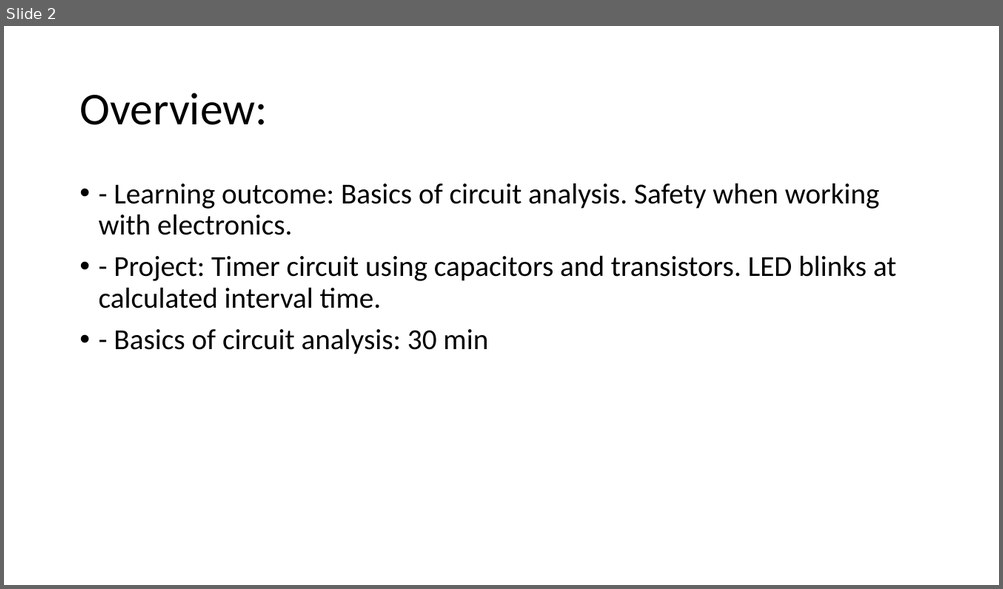
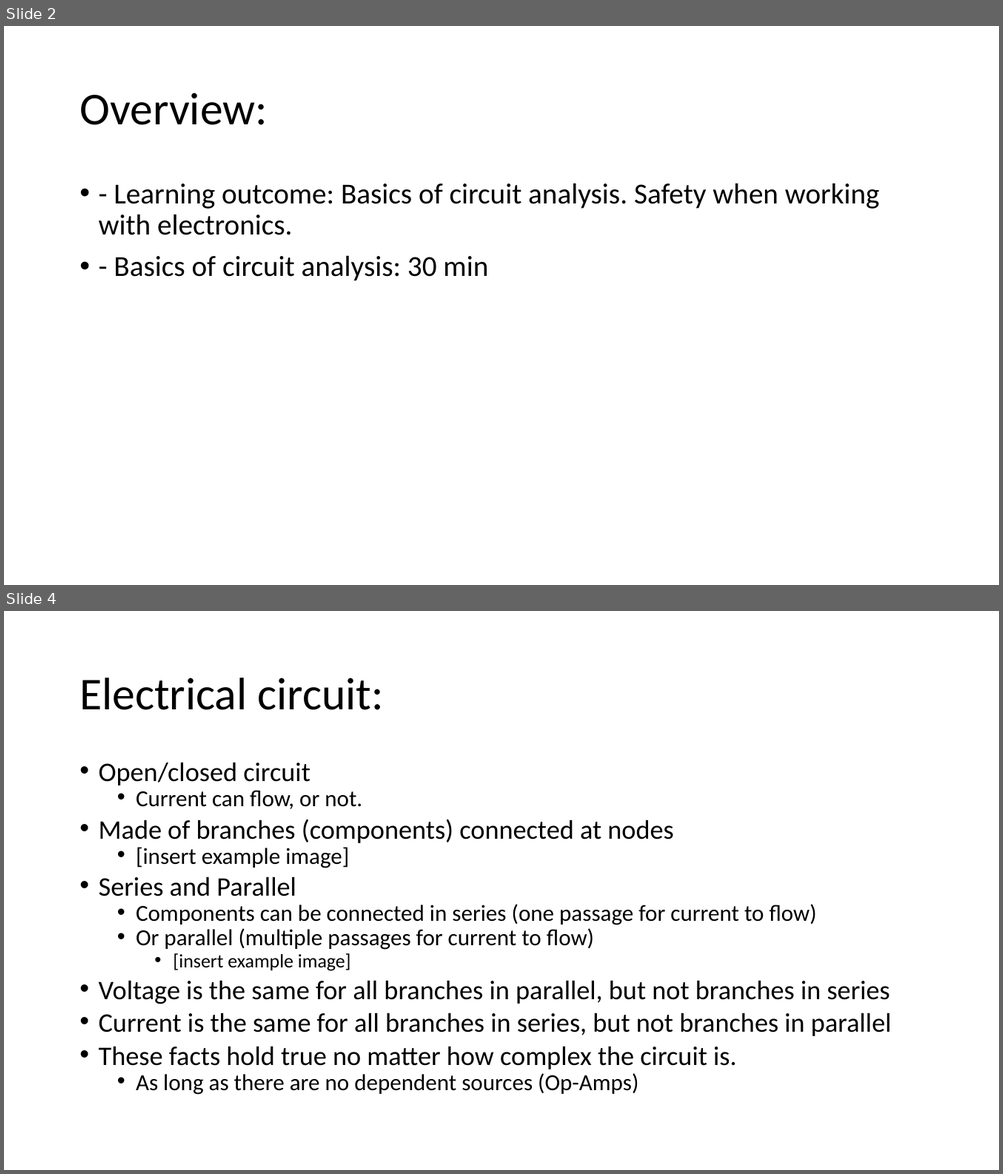
Before and after one commit to Runtime-Learner/McGill-BattleBots-Club, a slide deck: ECSE/Workshop-1/workshop1.pptx. Shown one above the other, each under a label of ours: slide 2 before the commit, slides 2 and 4 after it; the slides between them are not shown. The pictures are 1003x589 and 1003x1174 pixels, drawn with LibreOffice and Linux fonts; fonts in the diff are those of the drawing. Boxes give left, top, right and bottom in pixels: in the first picture for what was removed or moved away, otherwise in the second. Text is boxed around its words. In the diff, an @@ line names an element or a change of style, - is before the commit and + after.

```diff
--- a/ECSE/Workshop-1/workshop1.pptx
+++ b/ECSE/Workshop-1/workshop1.pptx
@@ slide 4 added at (x1=4, y1=611, x2=999, y2=1170), background #FFFFFF @@
@@ title added at (x1=79, y1=678, x2=383, y2=710), 44 pt, text #000000 @@
+Electrical circuit:
@@ text added at (x1=99, y1=762, x2=891, y2=1095), 25.9 pt, text #000000 @@
+• Open/closed circuit
+  • Current can flow, or not.
+• Made of branches (components) connected at nodes
+  • [insert example image]
+• Series and Parallel
+  • Components can be connected in series (one passage for current to flow)
+  • Or parallel (multiple passages for current to flow)
+    • [insert example image]
+• Voltage is the same for all branches in parallel, but not branches in series
+• Current is the same for all branches in series, but not branches in parallel
+• These facts hold true no matter how complex the circuit is.
+  • As long as there are no dependent sources (Op-Amps)
@@ slide 2 changed as well @@
@@ text at (x1=99, y1=255, x2=896, y2=309): paragraph removed @@
-• - Project: Timer circuit using capacitors and transistors. LED blinks at calculated interval time.
```
Also in this commit, not shown: 4 other slides changed, 4 other slides added, 4 other files.
